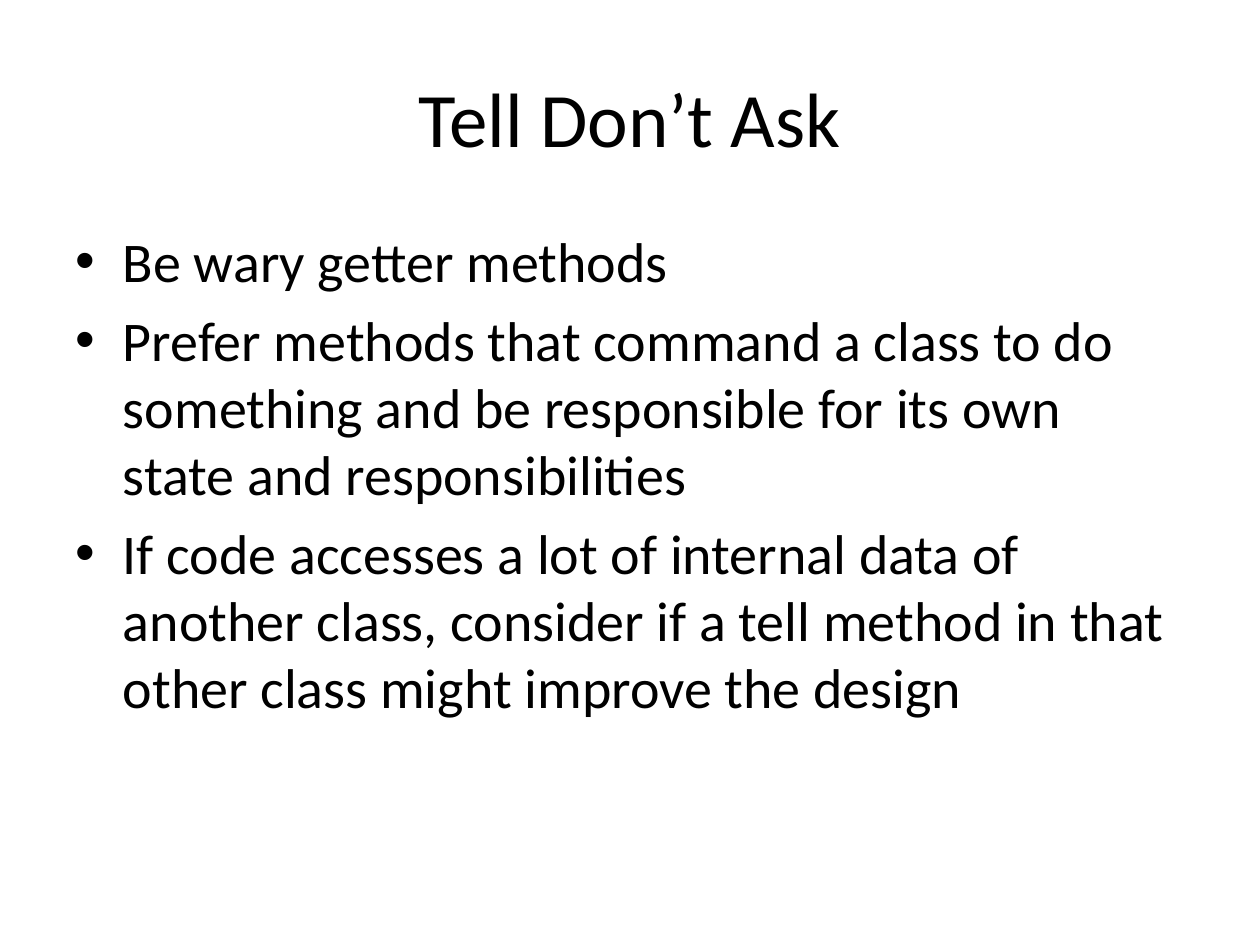
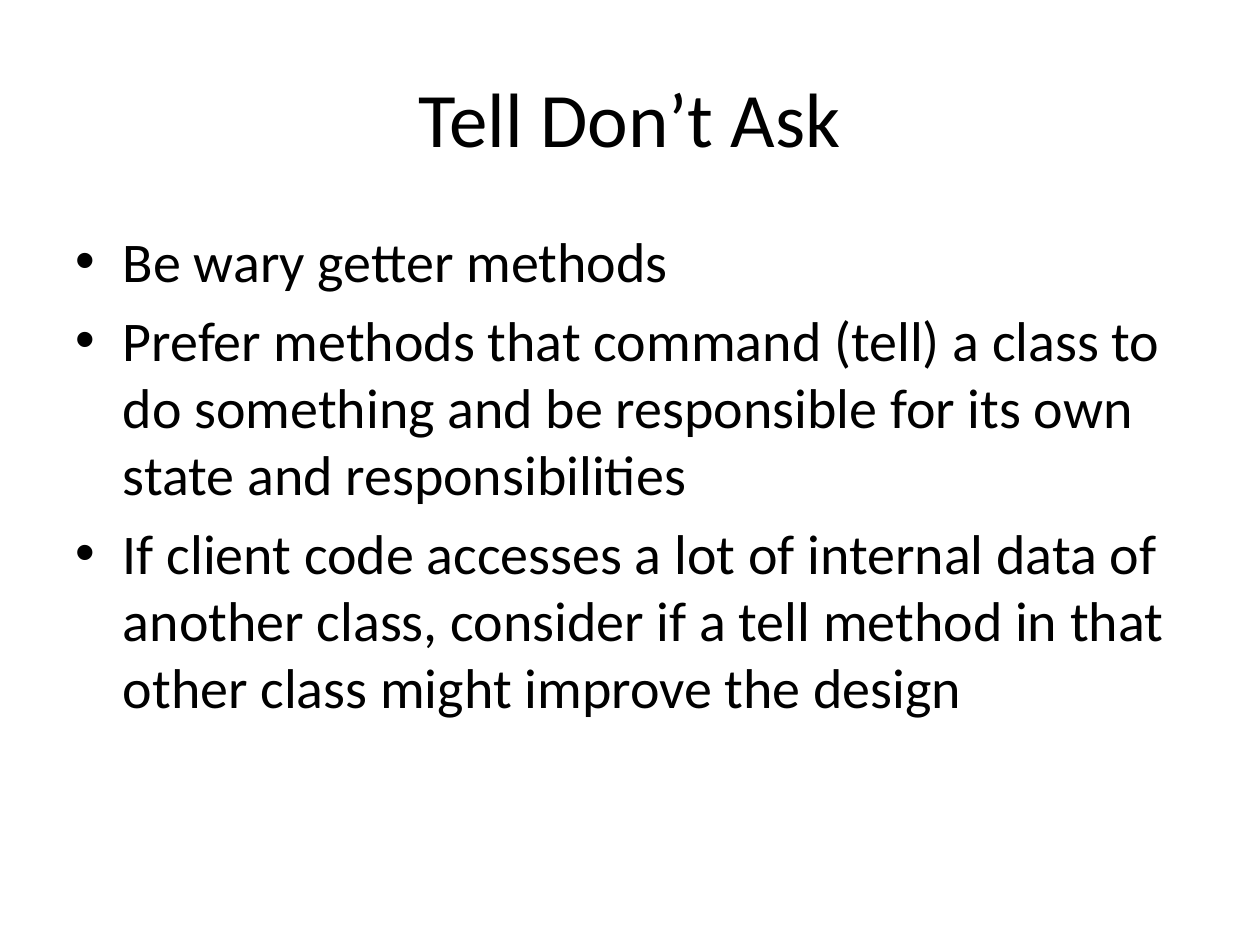
Before and after one commit to RHIT-CSSE/csse220, a slide deck: slide 12 of ClassMaterials/CohesionAndCoupling/Slides/Cohesion_And_Coupling.pptx. Drawn at 1260x945 pixels with LibreOffice and Linux fonts; fonts in the diff are those of the drawing. Boxes give left, top, right and bottom in pixels: in the first picture for what was removed or moved away, otherwise in the second. Text is boxed around its words. In the diff, an @@ line names an element or a change of style, - is before the commit and + after.

```diff
--- a/ClassMaterials/CohesionAndCoupling/Slides/Cohesion_And_Coupling.pptx
+++ b/ClassMaterials/CohesionAndCoupling/Slides/Cohesion_And_Coupling.pptx
@@ text at [123,320,1163,718]: text changed @@
-• Prefer methods that command a class to do something and be responsible for its own state and responsibilities
-• If code accesses a lot of internal data of another class, consider if a tell method in that other class might improve the design
+• Prefer methods that command (tell) a class to do something and be responsible for its own state and responsibilities
+• If client code accesses a lot of internal data of another class, consider if a tell method in that other class might improve the design
```
Also in this commit, not shown: 28 other slides changed, 9 slides added.
